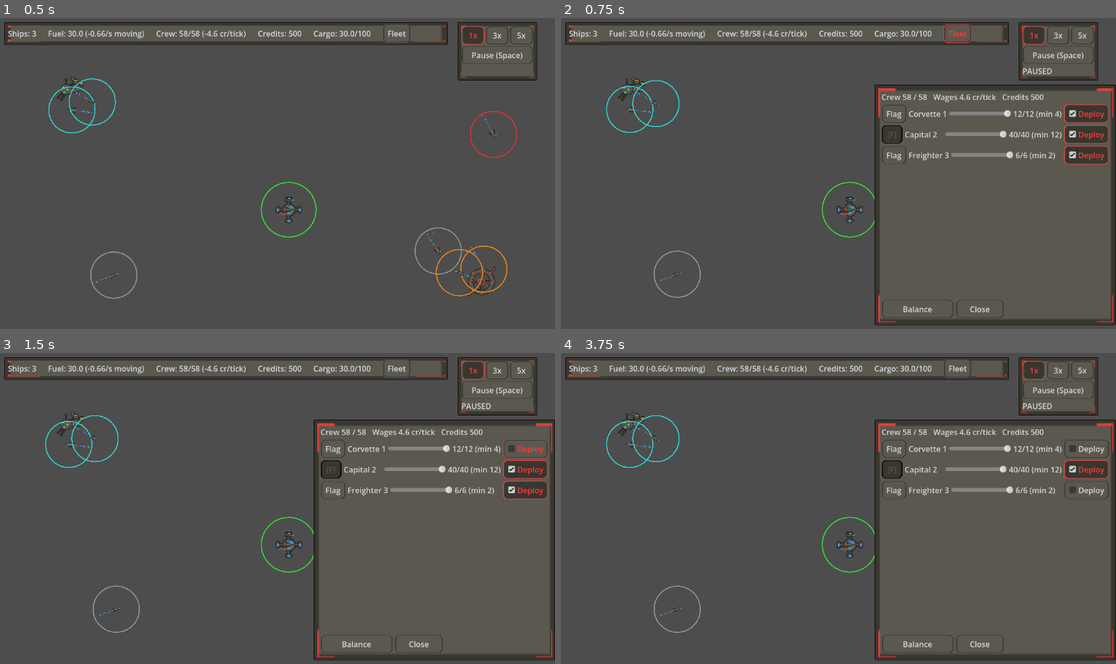
Above: before the commit, frames 1-4 (two rows, left to right).
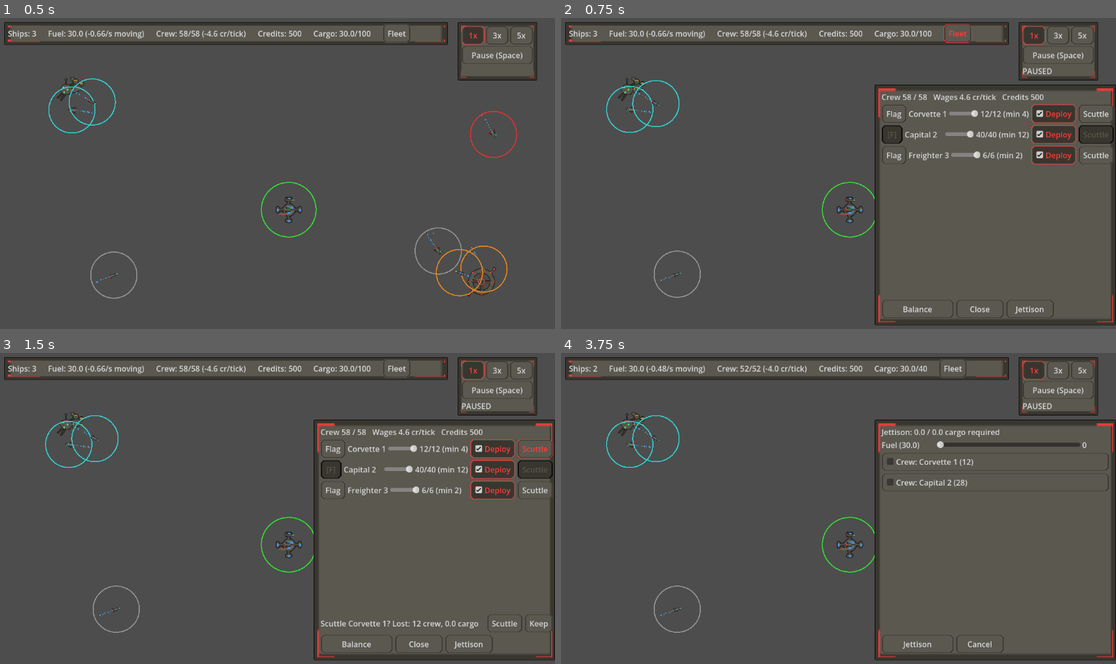
Above: after the commit, the same moments.

Repository: darthlemi/SpaceGame
Game: Godot game, scene res://scenes/campaign/campaign_scene.tscn
Same seed, same stepped clock (60 frames per second), same inputs: the game is played once before the commit and once after it.
Inputs (mouse positions are in pixels of both pictures, inside the frame that each line leads up to):
- Up to frame 1 (0.5 s): no input
- Up to frame 2 (0.75 s): click "Fleet" at 0.5 s
- Up to frame 3 (1.5 s): click (532, 449) at 1.25 s, where only the run after the commit has a clickable "Scuttle"
- Up to frame 4 (3.75 s): click (1093, 489) at 2 s, where only the run after the commit has a clickable "Scuttle"; click (1066, 623) at 2.75 s, where only the run after the commit has a clickable "Scuttle"; click (1032, 645) at 3.5 s, where only the run after the commit has a clickable "Jettison"

Frame 1 is identical in both runs. In frame 2, 2.5% of the frame differs, in the area x 73-100%, y 27-97%; in frame 3, 2.7%; in frame 4, 2.9%, in the area x 5-99%, y 2-96%.

Commit message:
Add scuttle and jettison
Co-Authored-By: Claude Opus 5.5 <noreply@anthropic.com>

Diff:
--- a/scenes/campaign/fleet_management_panel.tscn
+++ b/scenes/campaign/fleet_management_panel.tscn
@@ -1,6 +1,7 @@
-[gd_scene load_steps=2 format=3]
+[gd_scene load_steps=3 format=3]
 
 [ext_resource type="Script" path="res://scripts/campaign/fleet_management_panel.gd" id="1"]
+[ext_resource type="PackedScene" path="res://scenes/campaign/jettison_panel.tscn" id="2"]
 
 [node name="FleetManagementPanel" type="Control"]
 offset_left = 652.0
@@ -31,6 +32,18 @@
 [node name="RowsContainer" type="VBoxContainer" parent="Layout/RowsScroll"]
 size_flags_horizontal = 3
 
+[node name="ScuttleConfirmRow" type="HBoxContainer" parent="Layout"]
+visible = false
+
+[node name="ScuttleConfirmLabel" type="Label" parent="Layout/ScuttleConfirmRow"]
+size_flags_horizontal = 3
+
+[node name="ScuttleConfirmButton" type="Button" parent="Layout/ScuttleConfirmRow"]
+text = "Scuttle"
+
+[node name="ScuttleCancelButton" type="Button" parent="Layout/ScuttleConfirmRow"]
+text = "Keep"
+
 [node name="HireRow" type="HBoxContainer" parent="Layout"]
 
 [node name="HireLabel" type="Label" parent="Layout/HireRow"]
@@ -52,3 +65,11 @@
 [node name="CloseButton" type="Button" parent="Layout/ButtonRow"]
 custom_minimum_size = Vector2(100, 0)
 text = "Close"
+
+[node name="JettisonButton" type="Button" parent="Layout/ButtonRow"]
+custom_minimum_size = Vector2(100, 0)
+text = "Jettison"
+
+[node name="JettisonPanel" parent="." instance=ExtResource("2")]
+layout_mode = 3
+anchors_preset = 15
--- /dev/null
+++ b/scenes/campaign/jettison_panel.tscn
@@ -0,0 +1,52 @@
+[gd_scene load_steps=2 format=3]
+
+[ext_resource type="Script" path="res://scripts/campaign/jettison_panel.gd" id="1"]
+
+[node name="JettisonPanel" type="Control"]
+layout_mode = 3
+anchors_preset = 15
+anchor_right = 1.0
+anchor_bottom = 1.0
+grow_horizontal = 2
+grow_vertical = 2
+script = ExtResource("1")
+
+[node name="Background" type="Panel" parent="."]
+layout_mode = 1
+anchors_preset = 15
+anchor_right = 1.0
+anchor_bottom = 1.0
+grow_horizontal = 2
+grow_vertical = 2
+
+[node name="Layout" type="VBoxContainer" parent="."]
+layout_mode = 1
+anchors_preset = 15
+anchor_right = 1.0
+anchor_bottom = 1.0
+offset_left = 14.0
+offset_top = 14.0
+offset_right = -14.0
+offset_bottom = -14.0
+grow_horizontal = 2
+grow_vertical = 2
+mouse_filter = 2
+
+[node name="HeaderLabel" type="Label" parent="Layout"]
+
+[node name="RowsScroll" type="ScrollContainer" parent="Layout"]
+size_flags_vertical = 3
+horizontal_scroll_mode = 0
+
+[node name="RowsContainer" type="VBoxContainer" parent="Layout/RowsScroll"]
+size_flags_horizontal = 3
+
+[node name="ButtonRow" type="HBoxContainer" parent="Layout"]
+
+[node name="ConfirmButton" type="Button" parent="Layout/ButtonRow"]
+custom_minimum_size = Vector2(150, 0)
+text = "Jettison"
+
+[node name="CancelButton" type="Button" parent="Layout/ButtonRow"]
+custom_minimum_size = Vector2(100, 0)
+text = "Cancel"
--- a/scripts/campaign/campaign_state.gd
+++ b/scripts/campaign/campaign_state.gd
@@ -110,6 +110,65 @@
 	if index < 0:
 		return 0
 	return CrewRules.deploy_min_for(CrewRules.complement(fleet.ship_compositions[index]))
+
+# Crew moves to free berths on the other ships; only the excess is lost.
+func scuttle_check(fleet: CampaignFleet, index: int) -> Dictionary:
+	var result := {"allowed": false, "crew_lost": 0, "cargo_overflow": 0.0, "reason": ""}
+	if index < 0 or index >= fleet.ship_compositions.size():
+		result["reason"] = "No such ship"
+		return result
+	if CrewRules.is_flagship(fleet.ship_compositions[index]):
+		result["reason"] = "Flagship"
+		return result
+	if fleet.ship_compositions.size() <= 1:
+		result["reason"] = "Last ship"
+		return result
+	var comp: Dictionary = fleet.ship_compositions[index]
+	result["allowed"] = true
+	result["crew_lost"] = maxi(0, CrewRules.crew_of(comp) - CrewRules.free_berths(_others(fleet, index)))
+	var capacity_without := fleet.cargo_capacity() - ShipType.cargo_capacity_for(ShipType.kind_of(comp))
+	result["cargo_overflow"] = maxf(0.0, fleet.cargo_total() - capacity_without)
+	return result
+
+func scuttle_ship(fleet: CampaignFleet, index: int) -> bool:
+	var check := scuttle_check(fleet, index)
+	if not check["allowed"] or check["cargo_overflow"] > 0.0:
+		return false
+	var others := _others(fleet, index)
+	CrewRules.add_crew(others, CrewRules.crew_of(fleet.ship_compositions[index]))
+	fleet.ship_compositions.remove_at(index)
+	fleet.ensure_flagship()
+	return true
+
+# crew_by_ship maps ship index -> crew to throw overboard.
+func jettison(fleet: CampaignFleet, cargo_amounts: Dictionary, part_indices: Array[int], crew_by_ship: Dictionary) -> void:
+	for commodity in cargo_amounts:
+		var held: float = fleet.cargo.get(commodity, 0.0)
+		fleet.cargo[commodity] = held - clampf(cargo_amounts[commodity], 0.0, held)
+	var sorted_indices := part_indices.duplicate()
+	sorted_indices.sort()
+	sorted_indices.reverse()
+	var last := -1
+	for part_index in sorted_indices:
+		if part_index == last or part_index < 0 or part_index >= fleet.part_inventory.size():
+			continue
+		fleet.part_inventory.remove_at(part_index)
+		last = part_index
+	var floor_crew := flagship_floor(fleet)
+	var flagship := fleet.flagship_index()
+	for ship_index in crew_by_ship:
+		if ship_index < 0 or ship_index >= fleet.ship_compositions.size():
+			continue
+		var comp: Dictionary = fleet.ship_compositions[ship_index]
+		var lowest := floor_crew if ship_index == flagship else 0
+		CrewRules.set_crew(comp, maxi(lowest, CrewRules.crew_of(comp) - maxi(0, int(crew_by_ship[ship_index]))))
+
+func _others(fleet: CampaignFleet, index: int) -> Array[Dictionary]:
+	var others: Array[Dictionary] = []
+	for i in fleet.ship_compositions.size():
+		if i != index:
+			others.append(fleet.ship_compositions[i])
+	return others
 
 func wage_bill(fleet: CampaignFleet) -> float:
 	return WAGE_PER_CREW * _billable_crew(fleet)
--- a/scripts/campaign/fleet_management_panel.gd
+++ b/scripts/campaign/fleet_management_panel.gd
@@ -7,11 +7,12 @@
 const SLIDER_MIN_WIDTH := 60.0
 const COUNT_MIN_WIDTH := 96.0
 
-# One Dictionary per ship: flagship_button, label, slider, count_label, deploy_check.
+# One Dictionary per ship: flagship_button, label, slider, count_label, deploy_check, scuttle_button.
 var rows: Array[Dictionary] = []
 
 var _economy: BaseEconomy
 var _player_fleet: CampaignFleet
+var _scuttle_index := -1
 
 @onready var header_label: Label = $Layout/HeaderLabel
 @onready var rows_container: VBoxContainer = $Layout/RowsScroll/RowsContainer
@@ -21,11 +22,21 @@
 @onready var hire_button: Button = $Layout/HireRow/HireButton
 @onready var balance_button: Button = $Layout/ButtonRow/BalanceButton
 @onready var close_button: Button = $Layout/ButtonRow/CloseButton
+@onready var jettison_button: Button = $Layout/ButtonRow/JettisonButton
+@onready var scuttle_confirm_row: Control = $Layout/ScuttleConfirmRow
+@onready var scuttle_confirm_label: Label = $Layout/ScuttleConfirmRow/ScuttleConfirmLabel
+@onready var scuttle_confirm_button: Button = $Layout/ScuttleConfirmRow/ScuttleConfirmButton
+@onready var scuttle_cancel_button: Button = $Layout/ScuttleConfirmRow/ScuttleCancelButton
+@onready var jettison_panel: JettisonPanel = $JettisonPanel
 
 func _ready() -> void:
 	close_button.pressed.connect(close)
 	balance_button.pressed.connect(_on_balance_pressed)
 	hire_button.pressed.connect(_on_hire_pressed)
+	jettison_button.pressed.connect(_on_jettison_pressed)
+	scuttle_confirm_button.pressed.connect(_on_scuttle_confirmed)
+	scuttle_cancel_button.pressed.connect(_hide_scuttle_confirm)
+	jettison_panel.finished.connect(_on_jettison_finished)
 	visible = false
 
 # docked_economy is null when the fleet is not docked (no hiring).
@@ -33,11 +44,14 @@
 	_player_fleet = fleet
 	_economy = docked_economy
 	_clear_rows()
+	_hide_scuttle_confirm()
 	visible = true
 	refresh()
 
 func close() -> void:
 	visible = false
+	jettison_panel.visible = false
+	_hide_scuttle_confirm()
 	_player_fleet = null
 	_economy = null
 
@@ -72,7 +86,10 @@
 	count_label.custom_minimum_size = Vector2(COUNT_MIN_WIDTH, 0)
 	var deploy_check := CheckBox.new()
 	deploy_check.toggled.connect(_on_deploy_toggled.bind(index))
-	for control in [flagship_button, label, slider, count_label, deploy_check]:
+	var scuttle_button := Button.new()
+	scuttle_button.text = "Scuttle"
+	scuttle_button.pressed.connect(_on_scuttle_pressed.bind(index))
+	for control in [flagship_button, label, slider, count_label, deploy_check, scuttle_button]:
 		row.add_child(control)
 	rows_container.add_child(row)
 	rows.append({
@@ -81,6 +98,7 @@
 		"slider": slider,
 		"count_label": count_label,
 		"deploy_check": deploy_check,
+		"scuttle_button": scuttle_button,
 	})
 
 func _clear_rows() -> void:
@@ -112,6 +130,10 @@
 	deploy_check.disabled = too_few
 	deploy_check.text = "Too few" if too_few else "Deploy"
 	deploy_check.set_pressed_no_signal(CrewRules.wants_deploy(comp) and not too_few)
+	var scuttle_button: Button = row["scuttle_button"]
+	var scuttle := CampaignState.scuttle_check(_player_fleet, index)
+	scuttle_button.disabled = not scuttle["allowed"]
+	scuttle_button.tooltip_text = scuttle["reason"]
 
 func _update_hire_row() -> void:
 	hire_row.visible = _economy != null
@@ -142,3 +164,38 @@
 func _on_slider_changed(value: float, index: int) -> void:
 	CrewRules.set_ship_crew(_player_fleet.ship_compositions, index, int(value))
 	refresh()
+
+func _hide_scuttle_confirm() -> void:
+	_scuttle_index = -1
+	scuttle_confirm_row.visible = false
+
+func _on_jettison_finished(confirmed: bool) -> void:
+	if confirmed and _scuttle_index >= 0:
+		CampaignState.scuttle_ship(_player_fleet, _scuttle_index)
+	_hide_scuttle_confirm()
+	refresh()
+
+func _on_jettison_pressed() -> void:
+	_hide_scuttle_confirm()
+	jettison_panel.open_for(_player_fleet, 0.0)
+
+func _on_scuttle_confirmed() -> void:
+	var check := CampaignState.scuttle_check(_player_fleet, _scuttle_index)
+	if not check["allowed"]:
+		_hide_scuttle_confirm()
+		return
+	if check["cargo_overflow"] > 0.0:
+		scuttle_confirm_row.visible = false
+		jettison_panel.open_for(_player_fleet, check["cargo_overflow"])
+		return
+	CampaignState.scuttle_ship(_player_fleet, _scuttle_index)
+	_hide_scuttle_confirm()
+	refresh()
+
+func _on_scuttle_pressed(index: int) -> void:
+	var check := CampaignState.scuttle_check(_player_fleet, index)
+	if not check["allowed"]:
+		return
+	_scuttle_index = index
+	scuttle_confirm_label.text = "Scuttle %s? Lost: %d crew, %.1f cargo" % [rows[index]["label"].text, check["crew_lost"], check["cargo_overflow"]]
+	scuttle_confirm_row.visible = true
--- /dev/null
+++ b/scripts/campaign/jettison_panel.gd
@@ -0,0 +1,138 @@
+class_name JettisonPanel
+extends Control
+
+signal finished(confirmed: bool)
+
+const LABEL_MIN_WIDTH := 110.0
+const SLIDER_MIN_WIDTH := 80.0
+const AMOUNT_MIN_WIDTH := 56.0
+
+# One Dictionary per held commodity: commodity, slider, amount_label.
+var cargo_rows: Array[Dictionary] = []
+# One CheckBox per part_inventory entry / per ship, in fleet order.
+var part_checks: Array[CheckBox] = []
+var crew_checks: Array[CheckBox] = []
+
+var _fleet: CampaignFleet
+var _required_cargo := 0.0
+
+@onready var header_label: Label = $Layout/HeaderLabel
+@onready var rows_container: VBoxContainer = $Layout/RowsScroll/RowsContainer
+@onready var confirm_button: Button = $Layout/ButtonRow/ConfirmButton
+@onready var cancel_button: Button = $Layout/ButtonRow/CancelButton
+
+func _ready() -> void:
+	confirm_button.pressed.connect(_on_confirm_pressed)
+	cancel_button.pressed.connect(_on_cancel_pressed)
+	visible = false
+
+# required_cargo is the cargo (commodity units plus parts) that must be selected to confirm.
+func open_for(fleet: CampaignFleet, required_cargo: float) -> void:
+	_fleet = fleet
+	_required_cargo = required_cargo
+	_rebuild_rows()
+	visible = true
+	_refresh_state()
+
+func _rebuild_rows() -> void:
+	cargo_rows.clear()
+	part_checks.clear()
+	crew_checks.clear()
+	for child in rows_container.get_children():
+		rows_container.remove_child(child)
+		child.queue_free()
+	var commodities := _fleet.cargo.keys()
+	commodities.sort()
+	for commodity in commodities:
+		var held: float = _fleet.cargo[commodity]
+		if held <= 0.0:
+			continue
+		_add_cargo_row(commodity, held)
+	for i in _fleet.part_inventory.size():
+		var part_check := CheckBox.new()
+		part_check.text = "Part: %s" % _part_name(_fleet.part_inventory[i])
+		part_check.toggled.connect(_on_selection_changed)
+		rows_container.add_child(part_check)
+		part_checks.append(part_check)
+	var flagship := _fleet.flagship_index()
+	var floor_crew := CampaignState.flagship_floor(_fleet)
+	for i in _fleet.ship_compositions.size():
+		var comp: Dictionary = _fleet.ship_compositions[i]
+		var removable := CrewRules.crew_of(comp)
+		if i == flagship:
+			removable = maxi(0, removable - floor_crew)
+		var crew_check := CheckBox.new()
+		crew_check.text = "Crew: %s %d (%d)" % [ShipType.Kind.keys()[ShipType.kind_of(comp)].capitalize(), i + 1, removable]
+		crew_check.disabled = removable <= 0
+		rows_container.add_child(crew_check)
+		crew_checks.append(crew_check)
+
+func _add_cargo_row(commodity: int, held: float) -> void:
+	var row := HBoxContainer.new()
+	var label := Label.new()
+	label.text = "%s (%.1f)" % [Commodity.NAMES[commodity], held]
+	label.custom_minimum_size = Vector2(LABEL_MIN_WIDTH, 0)
+	var slider := HSlider.new()
+	slider.step = 1.0
+	slider.max_value = held
+	slider.custom_minimum_size = Vector2(SLIDER_MIN_WIDTH, 0)
+	slider.size_flags_horizontal = Control.SIZE_EXPAND_FILL
+	slider.size_flags_vertical = Control.SIZE_SHRINK_CENTER
+	slider.value_changed.connect(_on_selection_changed)
+	var amount_label := Label.new()
+	amount_label.custom_minimum_size = Vector2(AMOUNT_MIN_WIDTH, 0)
+	for control in [label, slider, amount_label]:
+		row.add_child(control)
+	rows_container.add_child(row)
+	cargo_rows.append({"commodity": commodity, "slider": slider, "amount_label": amount_label})
+
+func _part_name(path: String) -> String:
+	var item: Resource = load(path)
+	if item == null:
+		return path.get_file()
+	if item is Weapon:
+		return item.weapon_name
+	return item.item_name
+
+func _selected_cargo() -> float:
+	var sum := 0.0
+	for row in cargo_rows:
+		var slider: HSlider = row["slider"]
+		sum += slider.value
+	return sum + _selected_part_indices().size()
+
+func _selected_part_indices() -> Array[int]:
+	var indices: Array[int] = []
+	for i in part_checks.size():
+		if part_checks[i].button_pressed:
+			indices.append(i)
+	return indices
+
+func _refresh_state() -> void:
+	var selected := _selected_cargo()
+	for row in cargo_rows:
+		var slider: HSlider = row["slider"]
+		var amount_label: Label = row["amount_label"]
+		amount_label.text = "%d" % int(slider.value)
+	header_label.text = "Jettison: %.1f / %.1f cargo required" % [selected, _required_cargo]
+	confirm_button.disabled = selected < _required_cargo
+
+func _on_selection_changed(_value = null) -> void:
+	_refresh_state()
+
+func _on_confirm_pressed() -> void:
+	var amounts := {}
+	for row in cargo_rows:
+		var slider: HSlider = row["slider"]
+		amounts[row["commodity"]] = slider.value
+	var crew_by_ship := {}
+	for i in crew_checks.size():
+		if crew_checks[i].button_pressed:
+			crew_by_ship[i] = CrewRules.crew_of(_fleet.ship_compositions[i])
+	CampaignState.jettison(_fleet, amounts, _selected_part_indices(), crew_by_ship)
+	visible = false
+	finished.emit(true)
+
+func _on_cancel_pressed() -> void:
+	visible = false
+	finished.emit(false)
--- a/tests/run_tests.gd
+++ b/tests/run_tests.gd
@@ -233,6 +233,12 @@
 		print("FAIL [%s]: %s" % [campaign_scene_fleet_panel_test.resource_path, f])
 	total_failures += campaign_scene_fleet_panel_failures.size()
 
+	var jettison_panel_test = load("res://tests/test_jettison_panel.gd")
+	var jettison_panel_failures: Array[String] = await jettison_panel_test.run_async(self)
+	for f in jettison_panel_failures:
+		print("FAIL [%s]: %s" % [jettison_panel_test.resource_path, f])
+	total_failures += jettison_panel_failures.size()
+
 	if total_failures == 0:
 		print("All tests passed.")
 	else:
--- a/tests/test_campaign_state.gd
+++ b/tests/test_campaign_state.gd
@@ -935,4 +935,57 @@
 		failures.append("pay_fine: expected refusal for a faction not in play")
 	defeat_state.free()
 
+	# scuttle_check / scuttle_ship / jettison.
+	var scuttle_state := CampaignState.new()
+	var scuttle_fleet := _scuttle_fleet()
+	scuttle_fleet.cargo = {Commodity.Type.ORE: 70.0}
+	var overflow_check: Dictionary = scuttle_state.scuttle_check(scuttle_fleet, 1)
+	if not overflow_check["allowed"] or not is_equal_approx(overflow_check["cargo_overflow"], 50.0) or overflow_check["crew_lost"] != 6:
+		failures.append("scuttle_check: expected allowed, overflow 50 and crew_lost 6, got %s" % [overflow_check])
+	if scuttle_state.scuttle_ship(scuttle_fleet, 1):
+		failures.append("scuttle_ship: expected refusal while cargo overflows the remaining capacity")
+	if scuttle_fleet.ship_compositions.size() != 2:
+		failures.append("scuttle_ship: expected a refused scuttle to leave the fleet intact")
+	var flagship_check: Dictionary = scuttle_state.scuttle_check(scuttle_fleet, 0)
+	if flagship_check["allowed"] or flagship_check["reason"] != "Flagship":
+		failures.append("scuttle_check: expected the flagship refused with reason 'Flagship', got %s" % [flagship_check])
+	scuttle_state.jettison(scuttle_fleet, {Commodity.Type.ORE: 50.0}, [], {})
+	if not scuttle_state.scuttle_ship(scuttle_fleet, 1):
+		failures.append("scuttle_ship: expected success after jettisoning the overflow")
+	if scuttle_fleet.ship_compositions.size() != 1 or scuttle_fleet.crew_total() != 40:
+		failures.append("scuttle_ship: expected 1 ship and crew 40, got %d ships crew %d" % [scuttle_fleet.ship_compositions.size(), scuttle_fleet.crew_total()])
+	var last_check: Dictionary = scuttle_state.scuttle_check(scuttle_fleet, 0)
+	if last_check["allowed"]:
+		failures.append("scuttle_check: expected the last ship refused")
+	var moved_fleet := _scuttle_fleet()
+	moved_fleet.ship_compositions[0]["crew"] = 30
+	var moved_check: Dictionary = scuttle_state.scuttle_check(moved_fleet, 1)
+	if moved_check["crew_lost"] != 0:
+		failures.append("scuttle_check: expected crew to fit on the other ships, got crew_lost %d" % moved_check["crew_lost"])
+	scuttle_state.scuttle_ship(moved_fleet, 1)
+	if CrewRules.crew_of(moved_fleet.ship_compositions[0]) != 36:
+		failures.append("scuttle_ship: expected the freighter crew moved aboard (36), got %d" % CrewRules.crew_of(moved_fleet.ship_compositions[0]))
+	var jet_fleet := _scuttle_fleet()
+	jet_fleet.cargo = {Commodity.Type.ORE: 5.0, Commodity.Type.FOOD: 3.0}
+	jet_fleet.part_inventory.assign(["a", "b", "c"])
+	var jet_indices: Array[int] = [0, 2]
+	scuttle_state.jettison(jet_fleet, {Commodity.Type.ORE: 99.0, Commodity.Type.FOOD: 1.0}, jet_indices, {0: 40, 1: 2})
+	if not is_equal_approx(jet_fleet.cargo.get(Commodity.Type.ORE, 0.0), 0.0) or not is_equal_approx(jet_fleet.cargo.get(Commodity.Type.FOOD, 0.0), 2.0):
+		failures.append("jettison: expected amounts clamped to held, got %s" % [jet_fleet.cargo])
+	if jet_fleet.part_inventory != ["b"]:
+		failures.append("jettison: expected parts 0 and 2 removed, got %s" % [jet_fleet.part_inventory])
+	if CrewRules.crew_of(jet_fleet.ship_compositions[0]) != 12 or CrewRules.crew_of(jet_fleet.ship_compositions[1]) != 4:
+		failures.append("jettison: expected flagship floored at 12 and freighter at 4, got %d / %d" % [CrewRules.crew_of(jet_fleet.ship_compositions[0]), CrewRules.crew_of(jet_fleet.ship_compositions[1])])
+	scuttle_state.free()
+
 	return failures
+
+static func _scuttle_fleet() -> CampaignFleet:
+	var fleet := CampaignFleet.new()
+	var capital := ShipType.new_composition(ShipType.Kind.CAPITAL)
+	var freighter := ShipType.new_composition(ShipType.Kind.FREIGHTER)
+	capital["crew"] = 40
+	freighter["crew"] = 6
+	fleet.ship_compositions.assign([capital, freighter])
+	fleet.set_flagship(0)
+	return fleet
--- a/tests/test_fleet_management_panel.gd
+++ b/tests/test_fleet_management_panel.gd
@@ -85,6 +85,36 @@
 	await tree.process_frame
 	UiLayoutCheck.check_panel_layout(panel, failures)
 
+	# Scuttle: overflow routes through the jettison dialog.
+	var scuttle_fleet := _make_fleet(6, 40, 6)
+	scuttle_fleet.cargo = {Commodity.Type.ORE: 70.0}
+	panel.open_for(scuttle_fleet, null)
+	await tree.process_frame
+	if panel.rows[0]["scuttle_button"] == null or panel.rows[1]["scuttle_button"].disabled == false:
+		failures.append("FleetManagementPanel: expected the flagship's scuttle button disabled")
+	panel.rows[2]["scuttle_button"].pressed.emit()
+	if not panel.scuttle_confirm_row.visible or not panel.scuttle_confirm_label.text.begins_with("Scuttle Freighter 3?"):
+		failures.append("FleetManagementPanel: expected inline scuttle confirm, got '%s'" % panel.scuttle_confirm_label.text)
+	panel.scuttle_confirm_button.pressed.emit()
+	if not panel.jettison_panel.visible or scuttle_fleet.ship_compositions.size() != 3:
+		failures.append("FleetManagementPanel: expected jettison dialog and no scuttle yet")
+	panel.jettison_panel.cancel_button.pressed.emit()
+	if scuttle_fleet.ship_compositions.size() != 3 or scuttle_fleet.cargo_total() != 70.0:
+		failures.append("FleetManagementPanel: expected cancel to change nothing")
+	panel.rows[2]["scuttle_button"].pressed.emit()
+	panel.scuttle_confirm_button.pressed.emit()
+	var ore_slider: HSlider = panel.jettison_panel.cargo_rows[0]["slider"]
+	ore_slider.value = ore_slider.max_value
+	panel.jettison_panel.confirm_button.pressed.emit()
+	if scuttle_fleet.ship_compositions.size() != 2:
+		failures.append("FleetManagementPanel: expected scuttle after confirmed jettison, got %d ships" % scuttle_fleet.ship_compositions.size())
+	if panel.rows.size() != 2:
+		failures.append("FleetManagementPanel: expected rows rebuilt after scuttle, got %d" % panel.rows.size())
+	panel.jettison_button.pressed.emit()
+	if not panel.jettison_panel.visible:
+		failures.append("FleetManagementPanel: expected Jettison button to open the dialog")
+	panel.jettison_panel.cancel_button.pressed.emit()
+
 	panel.close_button.pressed.emit()
 	if panel.visible:
 		failures.append("FleetManagementPanel: expected hidden after Close")
--- /dev/null
+++ b/tests/test_jettison_panel.gd
@@ -0,0 +1,71 @@
+extends RefCounted
+
+const CampaignFleet = preload("res://scripts/campaign/campaign_fleet.gd")
+const JettisonPanelScene = preload("res://scenes/campaign/jettison_panel.tscn")
+const UiLayoutCheck = preload("res://tests/ui_layout_check.gd")
+
+static func run_async(tree: SceneTree) -> Array[String]:
+	var failures: Array[String] = []
+	var campaign_state = tree.root.get_node("/root/CampaignState")
+	campaign_state.reset()
+
+	var panel = JettisonPanelScene.instantiate()
+	tree.root.add_child(panel)
+	# Standalone it has no parent rect to fill; give it the fleet panel's size.
+	panel.set_anchors_preset(Control.PRESET_TOP_LEFT)
+	panel.size = Vector2(500, 500)
+	await tree.process_frame
+	if panel.visible:
+		failures.append("JettisonPanel: expected hidden by default")
+
+	var fleet := CampaignFleet.new()
+	var capital := ShipType.new_composition(ShipType.Kind.CAPITAL)
+	var freighter := ShipType.new_composition(ShipType.Kind.FREIGHTER)
+	fleet.ship_compositions.assign([capital, freighter])
+	fleet.set_flagship(0)
+	fleet.cargo = {Commodity.Type.ORE: 10.0, Commodity.Type.FOOD: 4.0}
+	fleet.part_inventory.assign(["res://resources/weapons/kinetic_cannon.tres"])
+
+	var results: Array = []
+	panel.finished.connect(func(confirmed: bool): results.append(confirmed))
+	panel.open_for(fleet, 5.0)
+	await tree.process_frame
+	if not panel.visible:
+		failures.append("JettisonPanel: expected visible after open_for")
+	if panel.cargo_rows.size() != 2 or panel.crew_checks.size() != 2 or panel.part_checks.size() != 1:
+		failures.append("JettisonPanel: expected 2 cargo rows, 2 crew checks, 1 part check, got %d/%d/%d" % [panel.cargo_rows.size(), panel.crew_checks.size(), panel.part_checks.size()])
+		panel.queue_free()
+		return failures
+	if not panel.confirm_button.disabled:
+		failures.append("JettisonPanel: expected confirm disabled with nothing selected")
+	var ore_slider: HSlider = panel.cargo_rows[0]["slider"]
+	ore_slider.value = 3
+	if not panel.confirm_button.disabled:
+		failures.append("JettisonPanel: expected confirm disabled at 3 of 5 required")
+	ore_slider.value = 5
+	if panel.confirm_button.disabled:
+		failures.append("JettisonPanel: expected confirm enabled at 5 of 5 required")
+	await tree.process_frame
+	UiLayoutCheck.check_panel_layout(panel, failures)
+
+	panel.confirm_button.pressed.emit()
+	if not is_equal_approx(fleet.cargo[Commodity.Type.ORE], 5.0):
+		failures.append("JettisonPanel: expected 5 ore jettisoned, got %s" % fleet.cargo[Commodity.Type.ORE])
+	if results != [true]:
+		failures.append("JettisonPanel: expected one finished(true), got %s" % [results])
+	if panel.visible:
+		failures.append("JettisonPanel: expected hidden after confirm")
+
+	# Parts count as one cargo unit each, and cancel changes nothing.
+	panel.open_for(fleet, 1.0)
+	await tree.process_frame
+	panel.part_checks[0].button_pressed = true
+	if panel.confirm_button.disabled:
+		failures.append("JettisonPanel: expected a checked part to satisfy 1 required")
+	panel.cancel_button.pressed.emit()
+	if fleet.part_inventory.size() != 1 or results != [true, false]:
+		failures.append("JettisonPanel: expected cancel to change nothing and emit finished(false), got %s" % [results])
+
+	campaign_state.reset()
+	panel.queue_free()
+	return failures
Not shown, added: scripts/campaign/jettison_panel.gd.uid
Not shown, added: tests/test_jettison_panel.gd.uid
